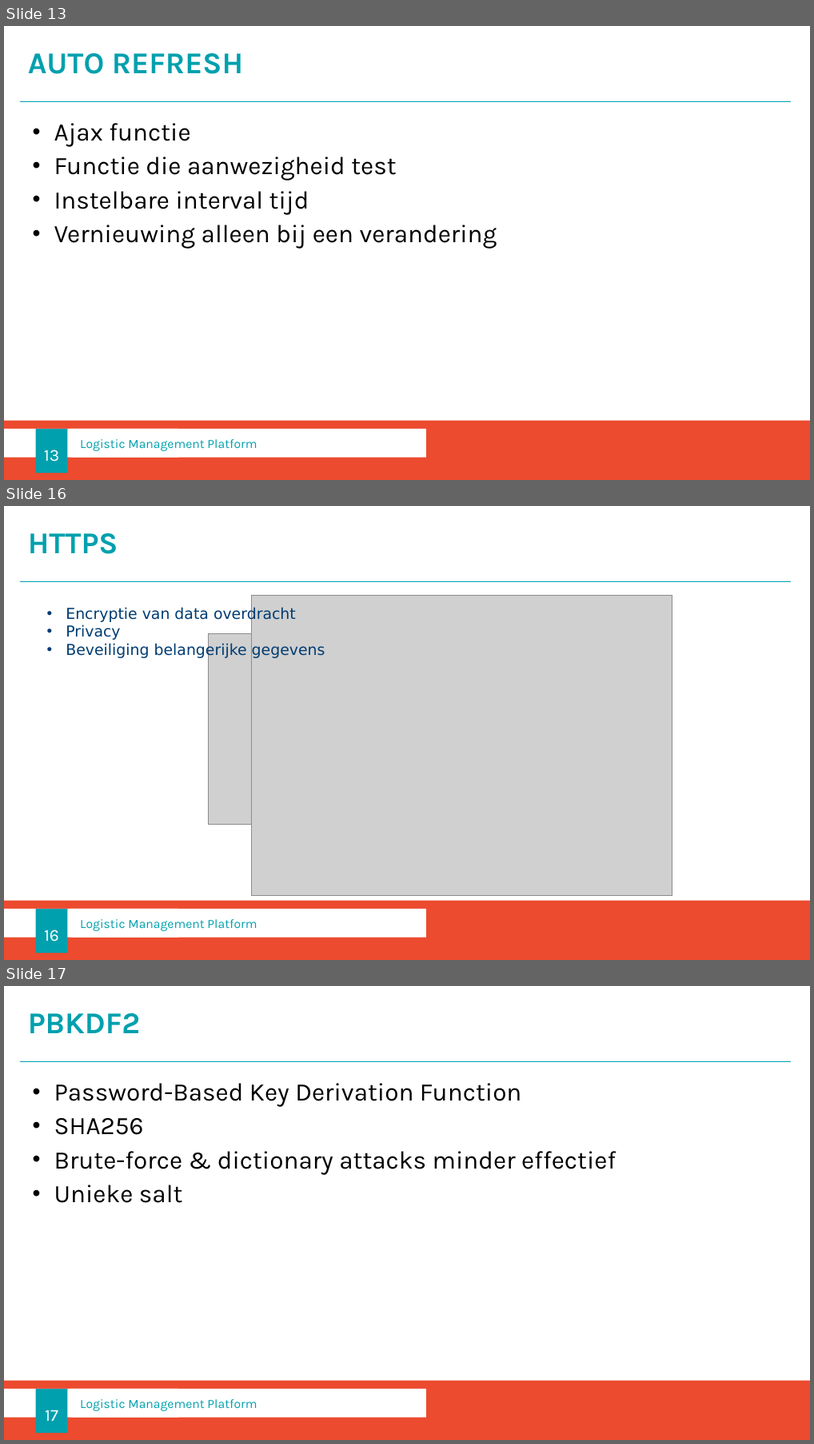
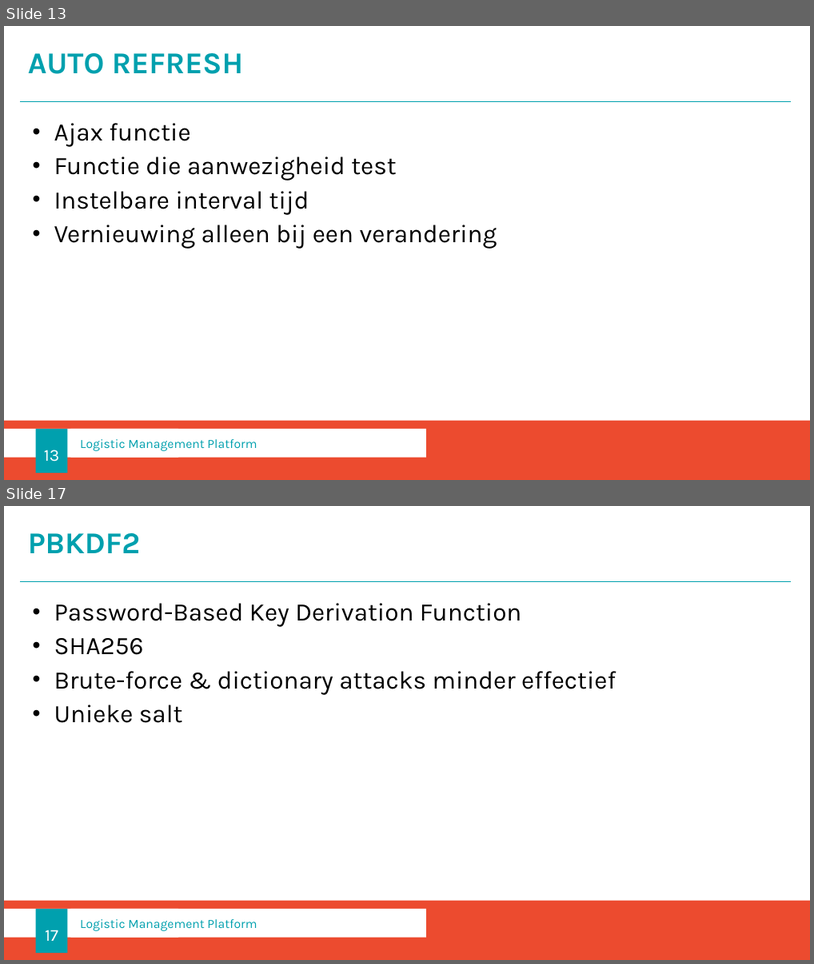
Before and after one commit to Arnonator/Documentatie_project_ni_kaput, a slide deck: Eindpresentatie_LMP.pptx. Shown one above the other, each under a label of ours: slides 13, 16 and 17 before the commit, slides 13 and 17 after it; the slides between them are not shown. The pictures are 814x1444 and 814x964 pixels, drawn with LibreOffice and Linux fonts; fonts in the diff are those of the drawing; grey boxes stand for pictures; background and template pictures are left out. Boxes give left, top, right and bottom in pixels: in the first picture for what was removed or moved away, otherwise in the second. Text is boxed around its words. In the diff, an @@ line names an element or a change of style, - is before the commit and + after.

```diff
--- a/Eindpresentatie_LMP.pptx
+++ b/Eindpresentatie_LMP.pptx
@@ slide 16 removed at (x1=4, y1=506, x2=810, y2=960), background #FFFFFF; not listed: 3 template elements that a slide beside it also shows @@
@@ title removed at (x1=28, y1=533, x2=118, y2=554) @@
-HTTPS
@@ picture removed at (x1=251, y1=595, x2=673, y2=895) @@
@@ text removed at (x1=66, y1=607, x2=326, y2=659) @@
-• Encryptie van data overdracht
-• Privacy
-• Beveiliging belangerijke gegevens
@@ picture removed at (x1=209, y1=634, x2=606, y2=824) @@
@@ page number removed at (x1=35, y1=908, x2=67, y2=952) @@
-16
@@ rectangle removed at (x1=70, y1=908, x2=426, y2=936) @@
-Logistic Management Platform
```
Also in this commit, not shown: 3 slides changed, 2 slides added.
